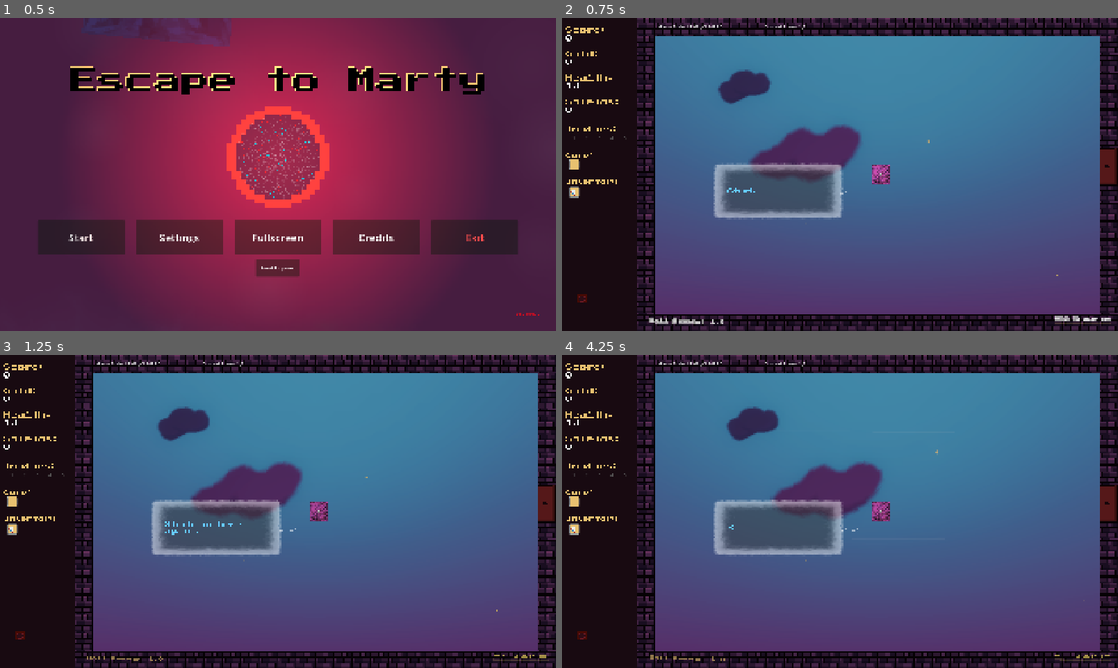
Above: before the commit, frames 1-4 (two rows, left to right).
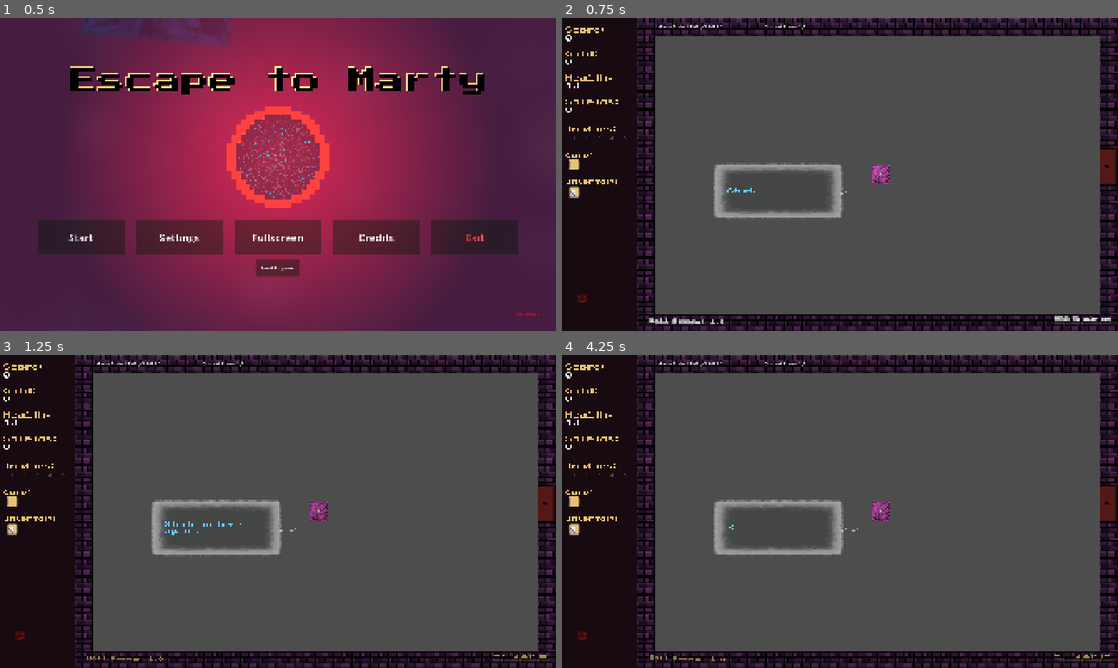
Above: after the commit, the same moments.

Repository: lostpoet999/escape_to_marty
Game: Godot game, scene res://scenes_and_scripts/ui_main_menu/main_menu.tscn
Same seed, same stepped clock (60 frames per second), same inputs: the game is played once before the commit and once after it. Sound files missing from this copy of the repository are replaced by a short silence.
Inputs (mouse positions are in pixels of both pictures, inside the frame that each line leads up to):
- Up to frame 1 (0.5 s): no input
- Up to frame 2 (0.75 s): click "Start" at 0.5 s
- Up to frame 3 (1.25 s): no input
- Up to frame 4 (4.25 s): click (573, 502) at 1.27 s; click (573, 530) at 2.02 s; click (573, 502) at 2.77 s; click (573, 530) at 3.52 s

Frame 1 is identical in both runs. In frame 2, 70% of the frame differs, in the area x 16-97%, y 5-95%; in frame 3, 70%; in frame 4, 70%.

Commit message:
investigation: disable subview to test performance changes

Diff:
--- a/scenes_and_scripts/levels/room_base.tscn
+++ b/scenes_and_scripts/levels/room_base.tscn
@@ -26,6 +26,7 @@
 script = ExtResource("1_e48p3")
 
 [node name="SubViewportContainer" type="SubViewportContainer" parent="." unique_id=1513724378]
+visible = false
 z_index = -1
 texture_filter = 2
 offset_left = 258.0
@@ -43,7 +44,7 @@
 positional_shadow_atlas_size = 0
 oversampling = false
 size = Vector2i(1660, 1080)
-render_target_update_mode = 4
+render_target_update_mode = 0
 
 [node name="BG3D" parent="SubViewportContainer/SubViewport" unique_id=1085885422 instance=ExtResource("2_h56ea")]
 
